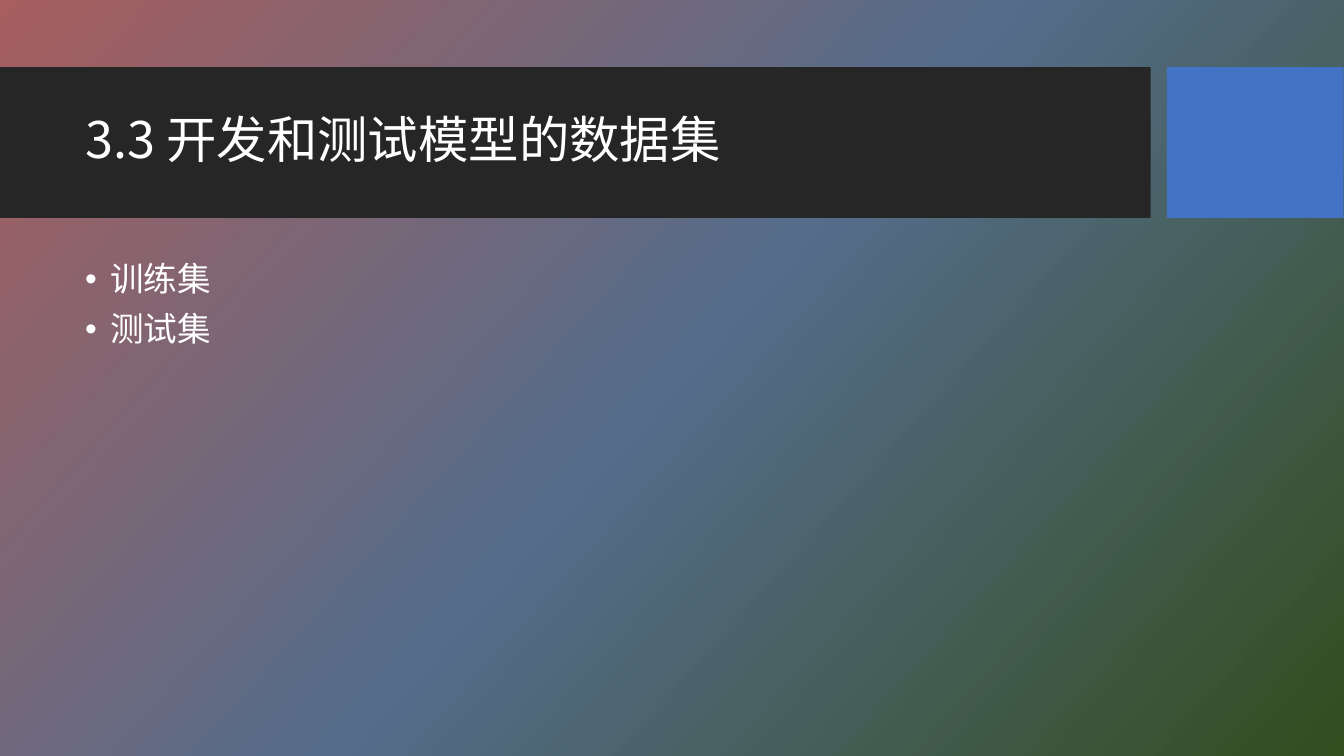
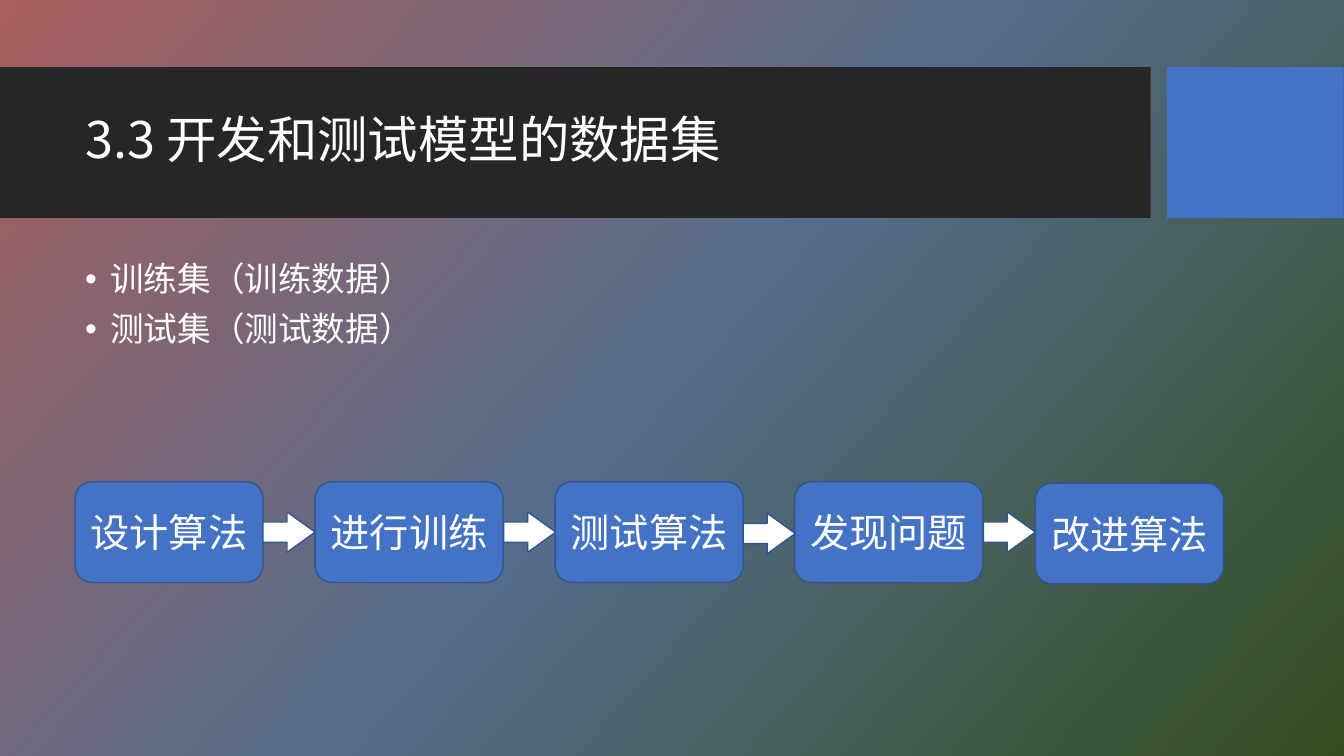
Before and after one commit to HBU/NLP_PPT, a slide deck: slide 34 of PPT-2020/ch03 n元语法模型.pptx (slide 27 before the commit). Drawn at 1344x756 pixels with LibreOffice and Linux fonts; fonts in the diff are those of the drawing; background and template pictures are left out. Boxes give left, top, right and bottom in pixels: in the first picture for what was removed or moved away, otherwise in the second. Text is boxed around its words. In the diff, an @@ line names an element or a change of style, - is before the commit and + after.

```diff
--- a/PPT-2020/ch03 n元语法模型.pptx
+++ b/PPT-2020/ch03 n元语法模型.pptx
@@ text at [110, 262, 412, 344]: text changed @@
-• 训练集
-• 测试集
+• 训练集（训练数据）
+• 测试集（测试数据）
@@ group added at [75, 482, 1224, 584]: 5 rounded rectangles, 4 right arrows @@
+设计算法
+进行训练
+测试算法
+发现问题
+改进算法
```
Also in this commit, not shown: 9 other slides changed, 9 slides added, 2 other files.
